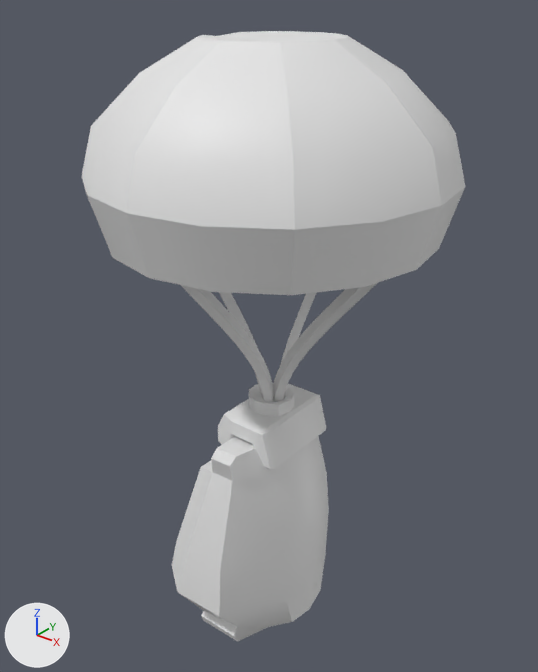
The FBX model Assets/Art/Models/Vehicles/Parcel_MooseMinerals.fbx, before and after one commit.
Rendered twice from a camera (50 mm lens) standing at (1.46, -1.83, 0.71) and looking at (-0.03, 0.03, -0.44). Arrows for +X, +Y and +Z are at lower left; the lights stay in place. Where no turn or scale is listed for an object, it has been applied to the vertices.

Script lines for the objects in view, before the commit:
```python
mat_truckcolors_current = principled_material('TruckColors_Current')
mat_truckcolors_current.base_color = (0.8, 0.8, 0.8)  # white #e7e7e7
me_cube_311 = bpy.data.meshes.new('Cube.311')
me_cube_311.from_pydata(...)  # 501 vertices, 459 faces; spans x -0.57..0.6, y -0.59..0.59, z -1.66..0.55
me_cube_311.materials.append(mat_truckcolors_current)  # white #e7e7e7
ob_parcel_mooseminerals = bpy.data.objects.new('Parcel_MooseMinerals', me_cube_311)
ob_parcel_mooseminerals.location = (0.0, 0.0, 0.0)
```
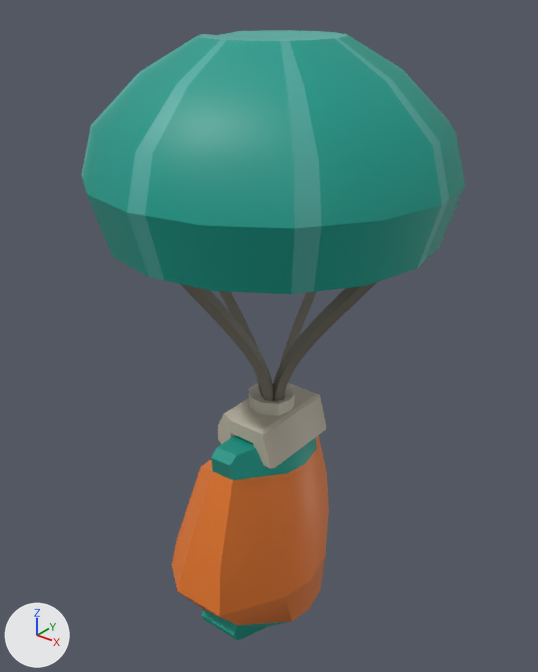
Where the newer file only moved an object's origin or applied its transform, the numbers keep the older frame.

The change in detail:
Picture 'TruckColors.png' (img_truckcolors_png) is new.
In material 'TruckColors_Current' (mat_truckcolors_current), base_color is no longer (0.8, 0.8, 0.8), white #e7e7e7.
In material 'TruckColors_Current' (mat_truckcolors_current), texture is now set to img_truckcolors_png.
me_cube_311 is used by ob_parcel_mooseminerals; location (0.0, 0.0, 0.0).
me_cube_311 had 501 vertices, 459 faces and spanned x -0.57..0.6, y -0.59..0.59, z -1.66..0.55.
me_cube_311 now has 501 vertices, 459 faces and spans x -0.57..0.6, y -0.59..0.59, z -1.65..0.55.
me_cube_311 part 1: texture (UV) coordinates of 221 of 459 faces, centred in x -0.54..0.57, y -0.56..0.56, z -1.65..0.55, changed; they spanned u 0.09..0.39, v 0.21..1.0 and now span u 0.03..0.1, v 0.94..0.99.

Location of each change, [x1, y1, x2, y2] in pixels of the pictures (538 x 672 px):
'Parcel_MooseMinerals', surface changed (white to cyan)
    both: [82, 30, 466, 641]
part 1 of me_cube_311, surface changed (white to cyan)
    before: [82, 31, 465, 641]
    after: [82, 30, 466, 641]
